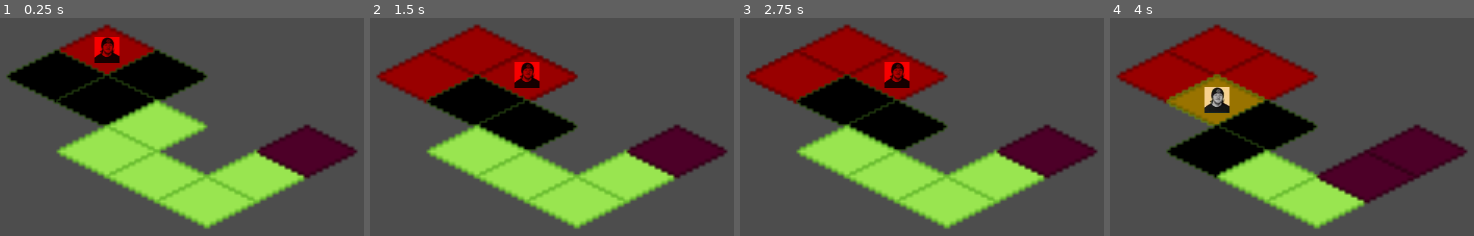
Above: before the commit, frames 1-4 (left to right).
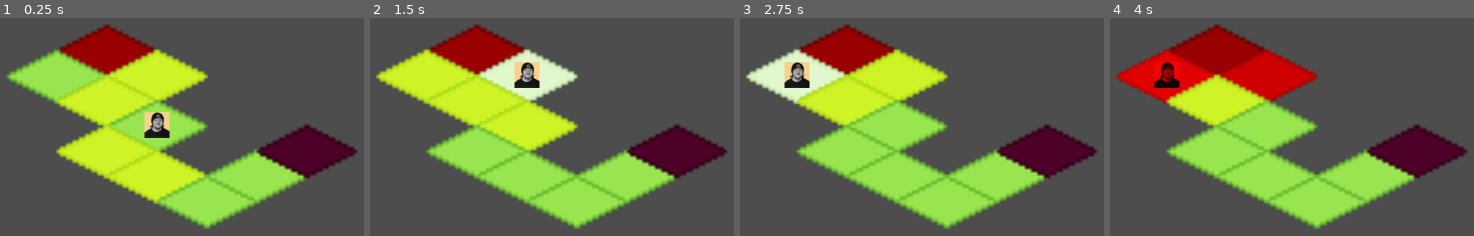
Above: after the commit, the same moments.

Repository: ckuras/GMTK-2023-Fire-Fighter
Game: Godot game, scene res://Scenes/main.tscn
The game is run twice, just before and just after one commit, with the same random seed, the same clock (stepped at 60 frames per second) and the same inputs.
Inputs (mouse positions are in pixels of both pictures, inside the frame that each line leads up to):
- Up to frame 1 (0.25 s): no input
- Up to frame 2 (1.5 s): tap Enter at 0.5 s; move the mouse to (475, 50) at 0.52 s; click (475, 50) at 0.67 s; tap Space at 1.25 s; move the mouse to (526, 74) at 1.27 s; click (526, 74) at 1.42 s
- Up to frame 3 (2.75 s): tap Enter at 2 s; move the mouse to (798, 74) at 2.02 s; click (798, 74) at 2.17 s
- Up to frame 4 (4 s): tap Space at 2.75 s; move the mouse to (1215, 100) at 2.77 s; click (1215, 100) at 2.92 s; tap Enter at 3.5 s; move the mouse to (1266, 124) at 3.52 s; click (1266, 124) at 3.67 s

The runs differ from the first frame. In frame 1, 19% of the frame differs, in the area x 1-58%, y 8-86%; in frame 2, 14%; in frame 3, 14%; in frame 4, 21%, in the area x 1-85%, y 14-86%.

Commit message:
Added white overlay tiles, made player turn first

Diff:
--- a/Scenes/board.tscn
+++ b/Scenes/board.tscn
@@ -12,7 +12,6 @@
 script = ExtResource("2_kccow")
 
 [node name="Tile" parent="Tiles" instance=ExtResource("1_kkxld")]
-has_player = true
 tile_state = 1
 
 [node name="Tile2" parent="Tiles" instance=ExtResource("1_kkxld")]
@@ -34,26 +33,21 @@
 
 [node name="Tile6" parent="Tiles" instance=ExtResource("1_kkxld")]
 position = Vector2(0, 32)
-has_player = true
 tile_id = 3
 
 [node name="Tile7" parent="Tiles" instance=ExtResource("1_kkxld")]
 position = Vector2(16, 40)
-has_player = true
 tile_id = 3
 
 [node name="Tile8" parent="Tiles" instance=ExtResource("1_kkxld")]
 position = Vector2(32, 48)
-has_player = true
 tile_id = 3
 
 [node name="Tile9" parent="Tiles" instance=ExtResource("1_kkxld")]
 position = Vector2(48, 40)
-has_player = true
 tile_id = 3
 
 [node name="Tile10" parent="Tiles" instance=ExtResource("1_kkxld")]
 position = Vector2(64, 32)
-has_player = true
 tile_id = 3
 tile_state = 2
--- a/Scenes/tile.tscn
+++ b/Scenes/tile.tscn
@@ -1,8 +1,9 @@
-[gd_scene load_steps=4 format=3 uid="uid://byb3wjan8u1rx"]
+[gd_scene load_steps=5 format=3 uid="uid://byb3wjan8u1rx"]
 
 [ext_resource type="Texture2D" uid="uid://cdwcysljin2vi" path="res://Assets/iso_tile.png" id="1_bxljw"]
 [ext_resource type="Script" path="res://Scripts/tile.gd" id="1_ulwfg"]
 [ext_resource type="PackedScene" uid="uid://dtag84i2rw8vh" path="res://Scenes/player.tscn" id="3_6l0tj"]
+[ext_resource type="Texture2D" uid="uid://bavwh028kg0ak" path="res://Assets/iso_tile_hover.png" id="3_liu54"]
 
 [node name="Tile" type="Area2D"]
 script = ExtResource("1_ulwfg")
@@ -13,15 +14,15 @@
 
 [node name="Hover" type="Sprite2D" parent="."]
 visible = false
-modulate = Color(1, 0.501961, 0, 1)
+modulate = Color(1, 1, 1, 0.705882)
 position = Vector2(0, 8)
-texture = ExtResource("1_bxljw")
+texture = ExtResource("3_liu54")
 
 [node name="Reachable" type="Sprite2D" parent="."]
 visible = false
-modulate = Color(0, 0, 0, 1)
+modulate = Color(1, 1, 0, 0.521569)
 position = Vector2(0, 8)
-texture = ExtResource("1_bxljw")
+texture = ExtResource("3_liu54")
 
 [node name="RayCast2D" type="RayCast2D" parent="."]
 target_position = Vector2(0, 0)
--- a/Scripts/GameState.gd
+++ b/Scripts/GameState.gd
@@ -10,11 +10,11 @@
 
 var active_turn = Turn.Player
 
-@onready var player_tile_id = 0 : set = _set_player_tile_id
+@onready var player_tile_id = 4 : set = _set_player_tile_id
 @onready var player_moves_remaining = 2 : set = _set_player_moves_remaining
 
 func _ready():
-	self.player_tile_id = 0
+	self.player_tile_id = 4
 	self.player_moves_remaining = 2
 
 func _set_player_tile_id(_player_tile_id):
Binary file added: Assets/iso_tile_hover.png
Not shown, added: Assets/iso_tile_hover.png.import
Not shown: 1 places in Scenes/turn_queue.tscn that only renumber resources
